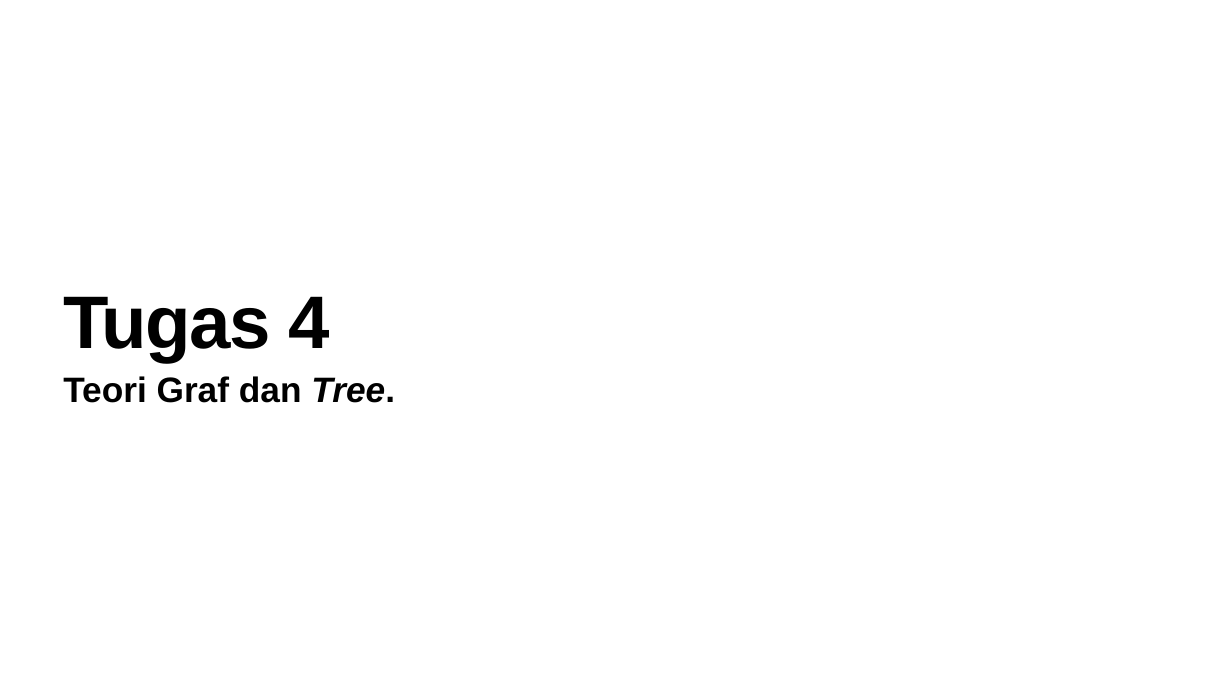
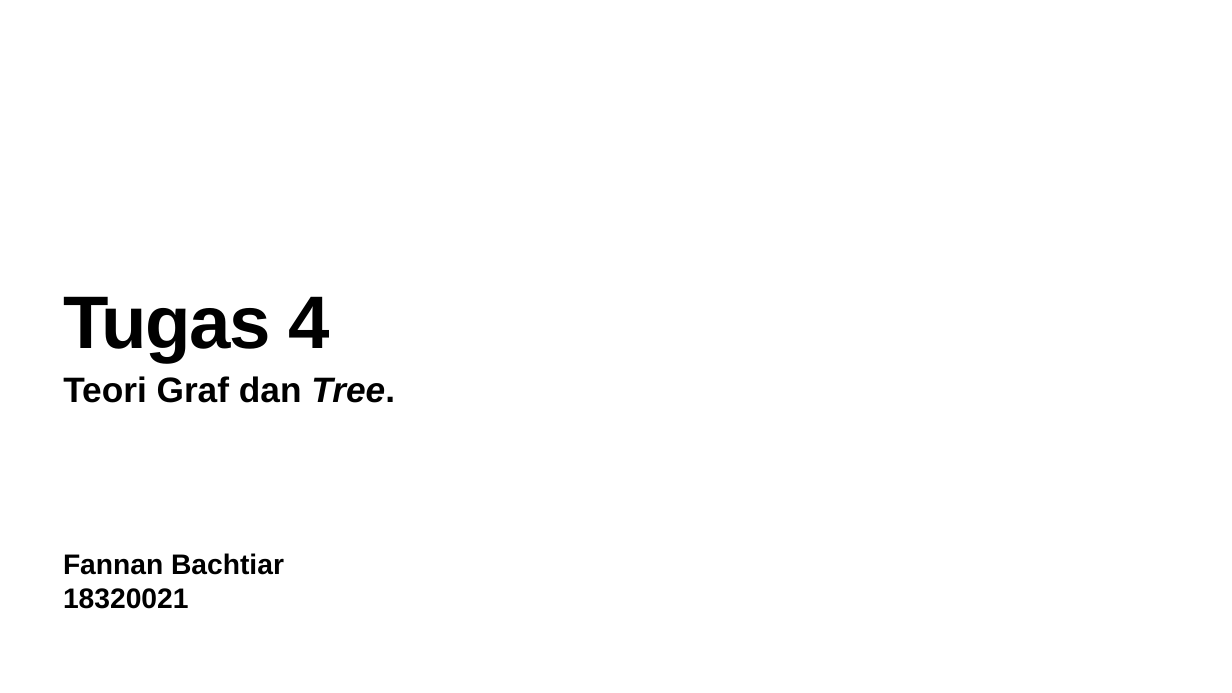
Before and after one commit to nananatiar/Latihan-6-PPMC-18320021, a slide deck: slide 1 of Latihan_6_18320021.pptx. Drawn at 1232x693 pixels with LibreOffice and Linux fonts; fonts in the diff are those of the drawing. Boxes give left, top, right and bottom in pixels: in the first picture for what was removed or moved away, otherwise in the second. Text is boxed around its words. In the diff, an @@ line names an element or a change of style, - is before the commit and + after.

```diff
--- a/Latihan_6_18320021.pptx
+++ b/Latihan_6_18320021.pptx
@@ text added at [63,553,284,609], 44 pt, text #000000, bold @@
+Fannan Bachtiar
+18320021
```
Also in this commit, not shown: 2 other slides changed, 1 slide added.
